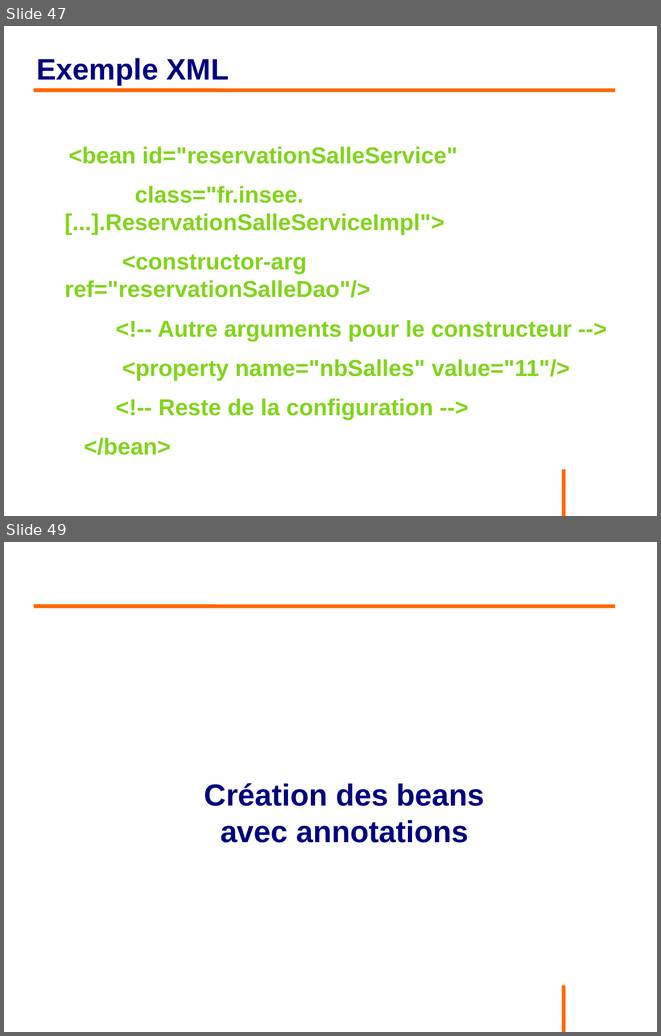
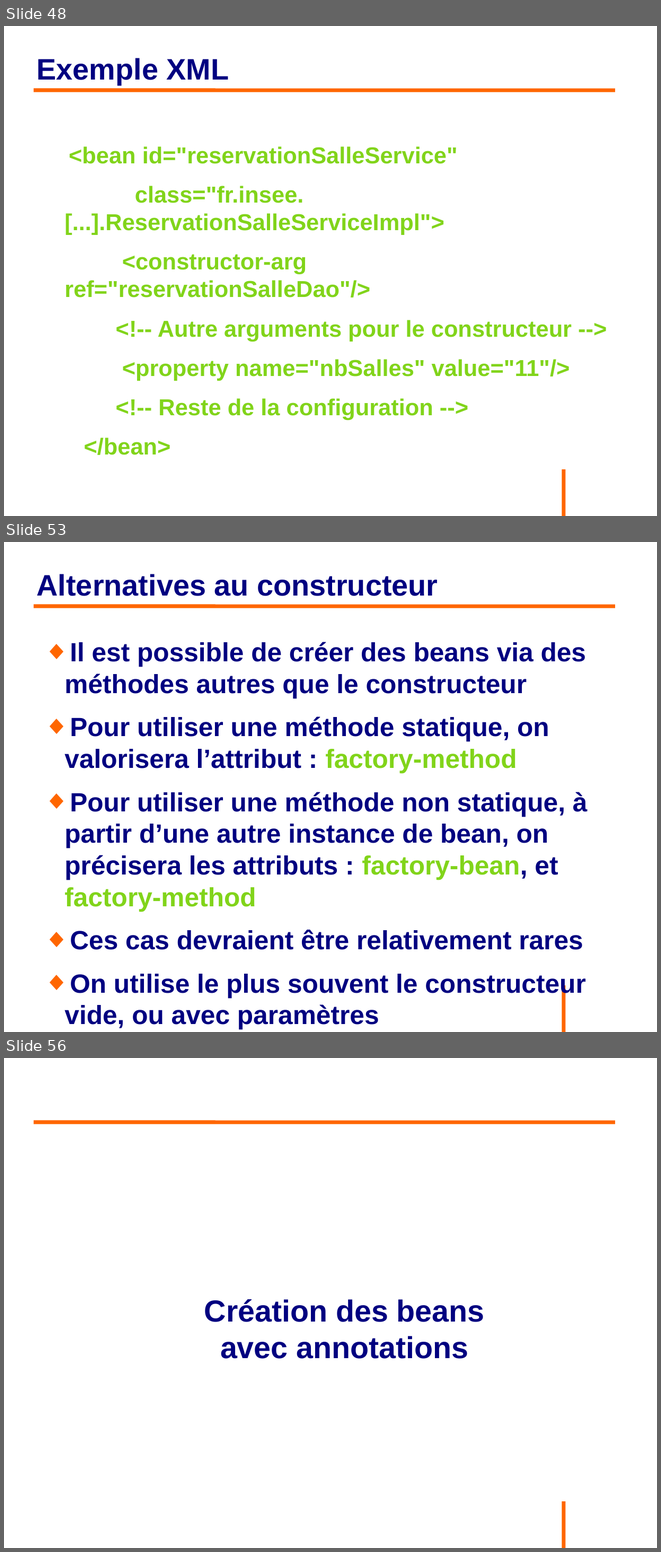
Before and after one commit to philphils/formation-spring, a slide deck: Documentation/diapo_formation_spring.odp. Shown one above the other, each under a label of ours: slides 47 and 49 before the commit, slides 48, 53 and 56 after it; the slides between them are not shown. The pictures are 661x1036 and 661x1552 pixels, drawn with LibreOffice and Linux fonts; fonts in the diff are those of the drawing; background and template pictures are left out. Boxes give left, top, right and bottom in pixels: in the first picture for what was removed or moved away, otherwise in the second. Text is boxed around its words. In the diff, an @@ line names an element or a change of style, - is before the commit and + after.

```diff
--- a/Documentation/diapo_formation_spring.odp
+++ b/Documentation/diapo_formation_spring.odp
@@ slide 53 added at [4, 542, 657, 1032], background #FFFFFF; not listed: 1 template element that a slide beside it also shows @@
@@ title added at [37, 574, 438, 596], 36 pt, text #000080, bold @@
+Alternatives au constructeur
@@ line added from (34, 606) to (616, 606), #FF6600 4.54 pt @@
@@ text added at [64, 642, 588, 1029], 32 pt, text #000080, bold @@
+◆ Il est possible de créer des beans via des méthodes autres que le constructeur
+◆ Pour utiliser une méthode statique, on valorisera l’attribut : factory-method
+◆ Pour utiliser une méthode non statique, à partir d’une autre instance de bean, on précisera les attributs : factory-bean, et factory-method
+◆ Ces cas devraient être relativement rares
+◆ On utilise le plus souvent le constructeur vide, ou avec paramètres
@@ what was slide 47 is now slide 48 @@
@@ what was slide 49 is now slide 56 @@
```
Also in this commit, not shown: 2 slides changed, 11 other slides added.
